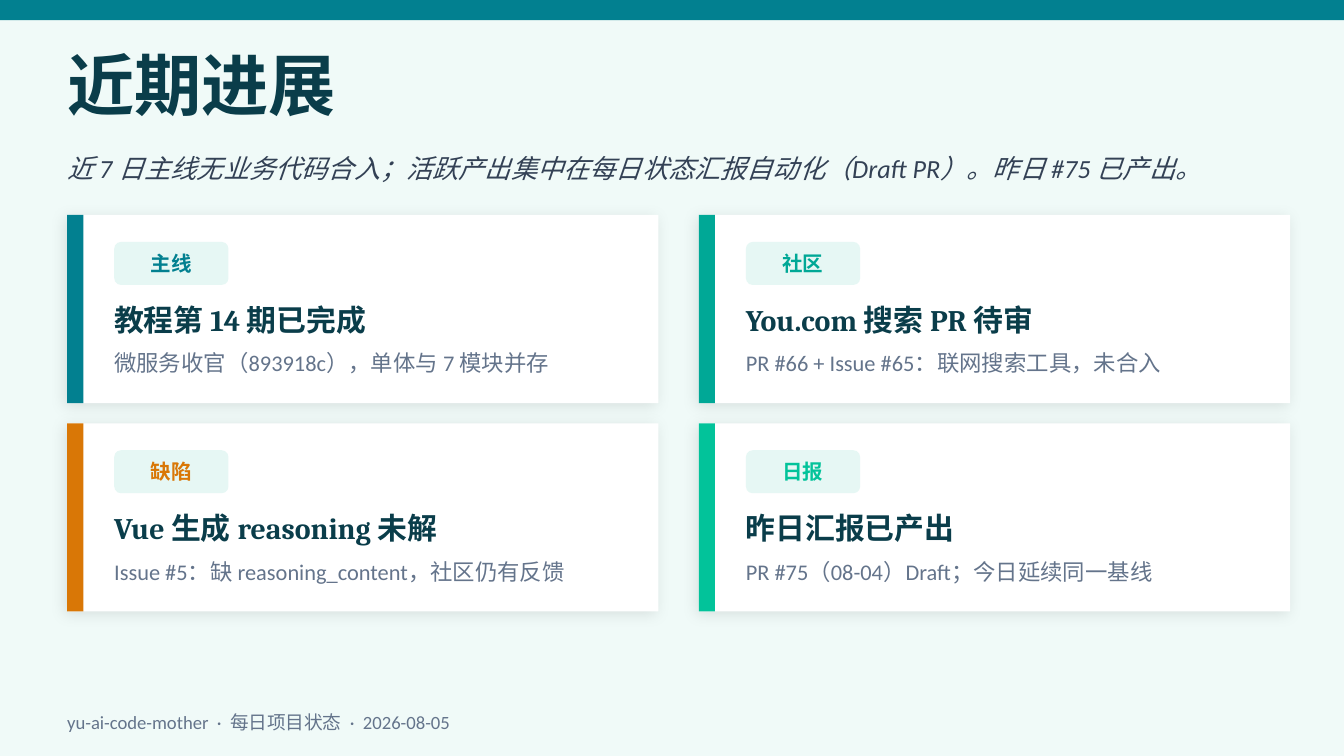
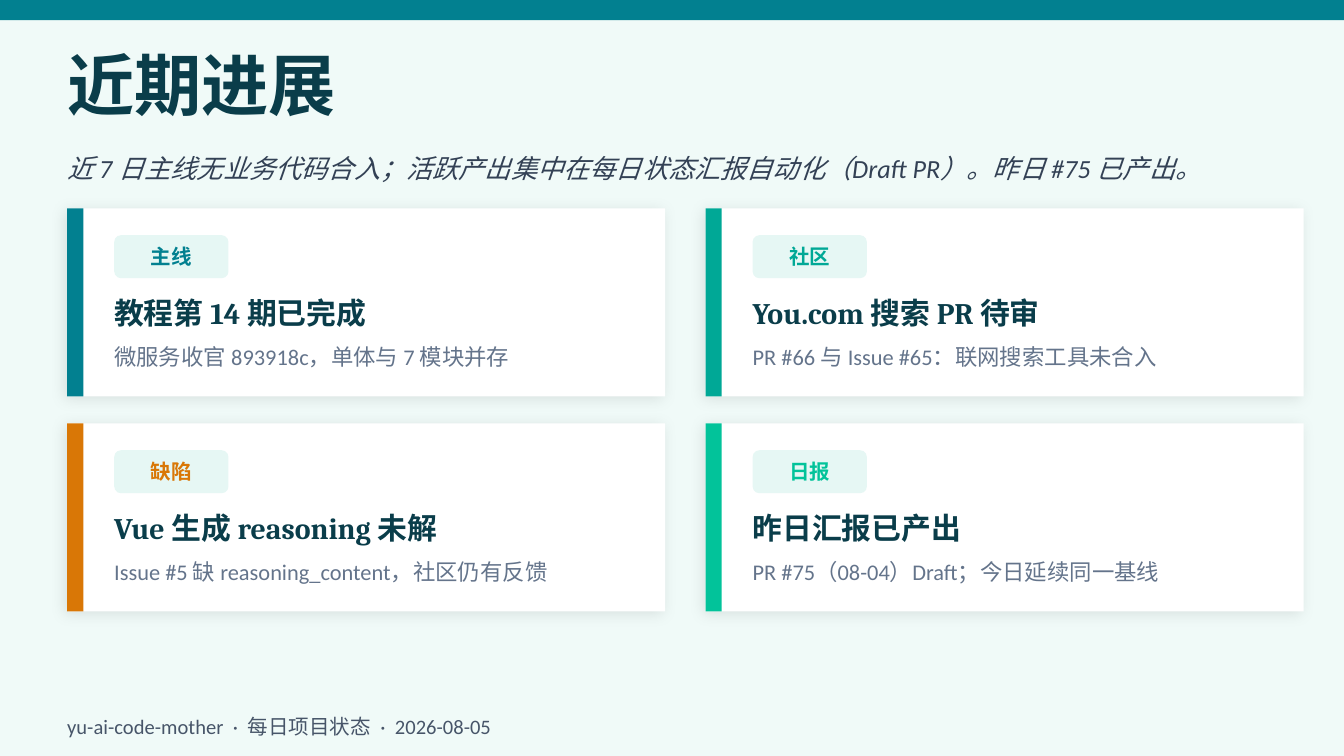
Before and after one commit to liyupi/yu-ai-code-mother, a slide deck: slide 5 of docs/reports/project-status-2026-08-05.pptx. Drawn at 1344x756 pixels with LibreOffice and Linux fonts; fonts in the diff are those of the drawing. Boxes give left, top, right and bottom in pixels: in the first picture for what was removed or moved away, otherwise in the second. Text is boxed around its words. In the diff, an @@ line names an element or a change of style, - is before the commit and + after.

```diff
--- a/docs/reports/project-status-2026-08-05.pptx
+++ b/docs/reports/project-status-2026-08-05.pptx
@@ rectangle: place and size @@
-rectangle at bbox=[67, 215, 659, 403]
+rectangle at bbox=[67, 208, 665, 396]
@@ rectangle: place and size @@
-rectangle at bbox=[699, 215, 1290, 403]
+rectangle at bbox=[706, 208, 1304, 396]
@@ 1 text, 1 rectangle, 1 rounded rectangle: place and size @@
-1 text, 1 rectangle, 1 rounded rectangle at bbox=[67, 215, 228, 403]
+1 text, 1 rectangle, 1 rounded rectangle at bbox=[67, 208, 228, 396]
@@ 1 text, 1 rectangle, 1 rounded rectangle: place and size @@
-1 text, 1 rectangle, 1 rounded rectangle at bbox=[699, 215, 860, 403]
+1 text, 1 rectangle, 1 rounded rectangle at bbox=[706, 208, 867, 396]
@@ text "教程第 14 期已完成": place and size @@
-text "教程第 14 期已完成" at bbox=[114, 305, 366, 334]
+text "教程第 14 期已完成" at bbox=[114, 298, 366, 327]
@@ text "You.com 搜索 PR 待审": place and size @@
-text "You.com 搜索 PR 待审" at bbox=[746, 305, 1033, 334]
+text "You.com 搜索 PR 待审" at bbox=[753, 298, 1040, 327]
@@ text at bbox=[114, 346, 510, 367]: text changed @@
-微服务收官（893918c），单体与 7 模块并存
+微服务收官 893918c，单体与 7 模块并存
@@ text at bbox=[753, 346, 1157, 367]: text changed @@
-PR #66 + Issue #65：联网搜索工具，未合入
+PR #66 与 Issue #65：联网搜索工具未合入
@@ rectangle: place and size @@
-rectangle at bbox=[67, 423, 659, 612]
+rectangle at bbox=[67, 423, 665, 612]
@@ 1 text, 1 rounded rectangle, 1 rectangle: place and size @@
-1 text, 1 rounded rectangle, 1 rectangle at bbox=[699, 423, 860, 612]
+1 text, 1 rounded rectangle, 1 rectangle at bbox=[706, 423, 867, 612]
@@ rectangle: place and size @@
-rectangle at bbox=[699, 423, 1290, 612]
+rectangle at bbox=[706, 423, 1304, 612]
@@ text "昨日汇报已产出": place and size @@
-text "昨日汇报已产出" at bbox=[746, 513, 954, 542]
+text "昨日汇报已产出" at bbox=[753, 513, 961, 542]
@@ text at bbox=[114, 561, 547, 584]: text changed @@
-Issue #5：缺 reasoning_content，社区仍有反馈
+Issue #5 缺 reasoning_content，社区仍有反馈
@@ text "PR #75（08-04）Draft；今日延续同一基线": place and size @@
-text "PR #75（08-04）Draft；今日延续同一基线" at bbox=[746, 561, 1153, 583]
+text "PR #75（08-04）Draft；今日延续同一基线" at bbox=[753, 561, 1159, 583]
@@ text "yu-ai-code-mother · 每日项目状态 · 2026-08-05" at bbox=[67, 716, 491, 738]: size 10 to 11 pt, text colour #64748B to #475569 @@
```
Also in this commit, not shown: 9 other slides changed.
